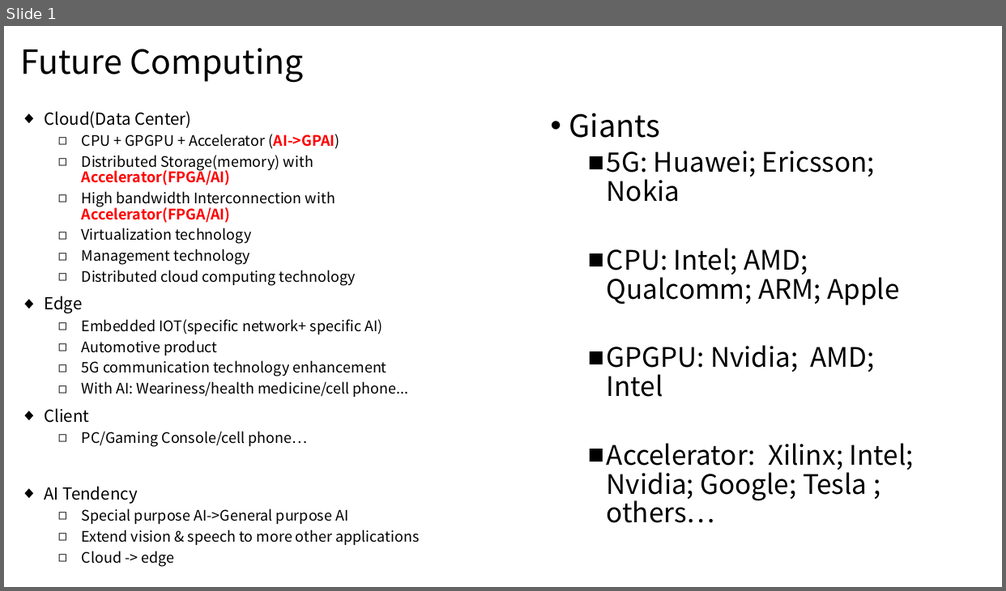
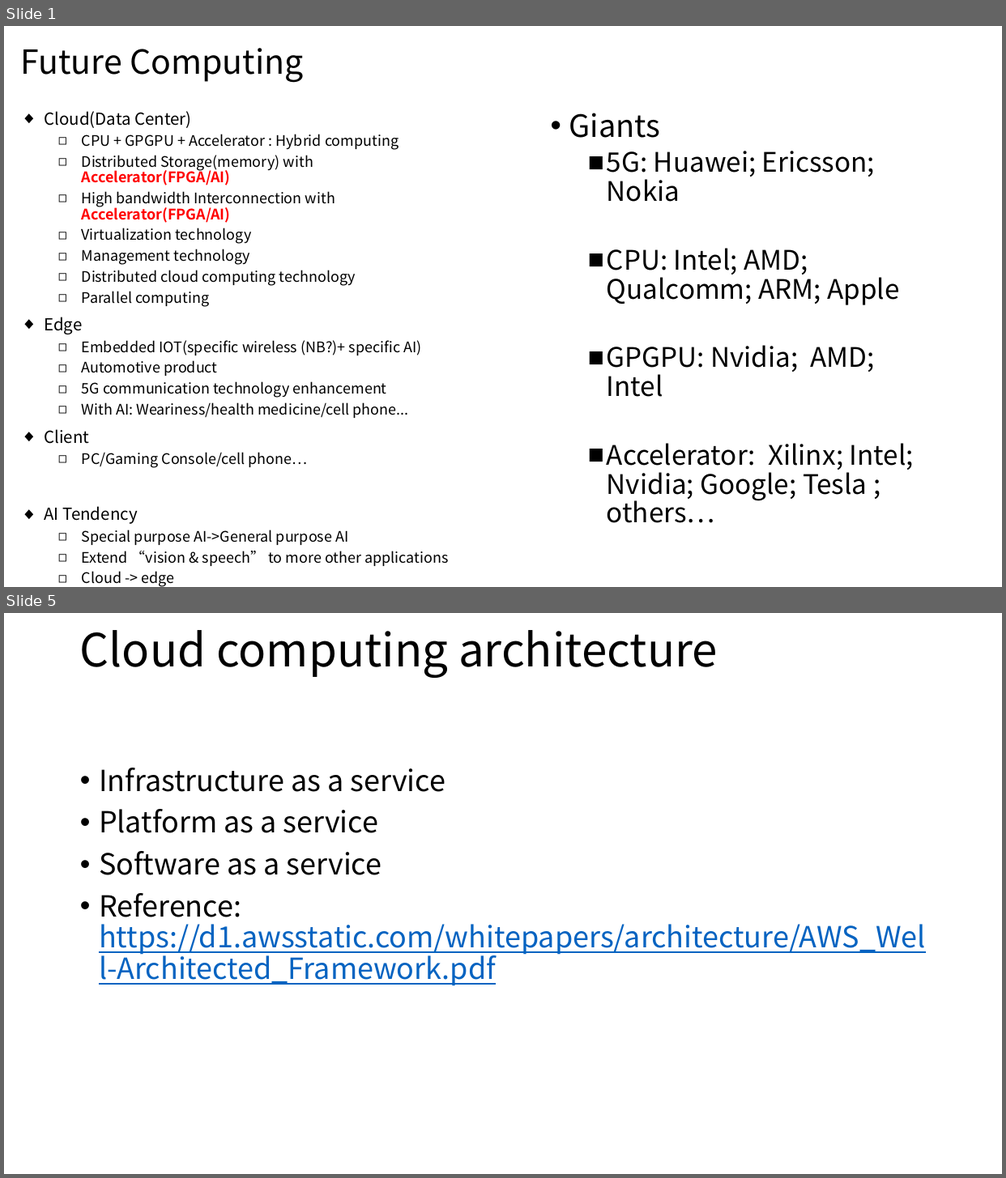
Before and after one commit to louishu302/cixtool, a slide deck: Future Computing.pptx. Shown one above the other, each under a label of ours: slide 1 before the commit, slides 1 and 5 after it; the slides between them are not shown. The pictures are 1006x591 and 1006x1178 pixels, drawn with LibreOffice and Linux fonts; fonts in the diff are those of the drawing. Boxes give left, top, right and bottom in pixels: in the first picture for what was removed or moved away, otherwise in the second. Text is boxed around its words. In the diff, an @@ line names an element or a change of style, - is before the commit and + after.

```diff
--- a/Future Computing.pptx
+++ b/Future Computing.pptx
@@ slide 5 added at box(4, 613, 1002, 1174), background #FFFFFF @@
@@ title added at box(80, 630, 718, 678), 44 pt, text #000000 @@
+Cloud computing architecture
@@ text added at box(99, 768, 926, 986), 28 pt, text #0563C1, underline @@
+• Infrastructure as a service
+• Platform as a service
+• Software as a service
+• Reference: https://d1.awsstatic.com/whitepapers/architecture/AWS_Well-Architected_Framework.pdf
@@ slide 1 changed as well @@
@@ text at box(82, 134, 398, 150): text changed @@
-  ◻ CPU + GPGPU + Accelerator (AI->GPAI)
+  ◻ CPU + GPGPU + Accelerator : Hybrid computing
@@ text at box(82, 291, 209, 307): paragraph added @@
+  ◻ Parallel computing
@@ text at box(82, 340, 422, 356): text changed @@
-  ◻ Embedded IOT(specific network+ specific AI)
+  ◻ Embedded IOT(specific wireless (NB?)+ specific AI)
@@ text at box(82, 551, 448, 566): text changed @@
-  ◻ Extend vision & speech to more other applications
+  ◻ Extend “vision & speech” to more other applications
```
Also in this commit, not shown: 3 other slides added, 1 other file.
